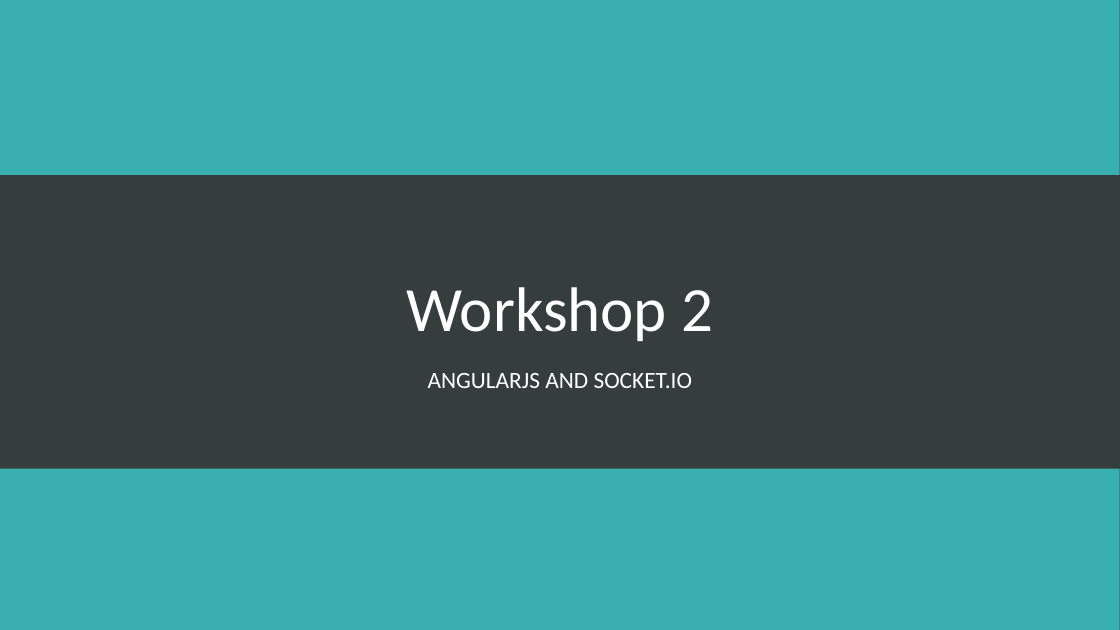
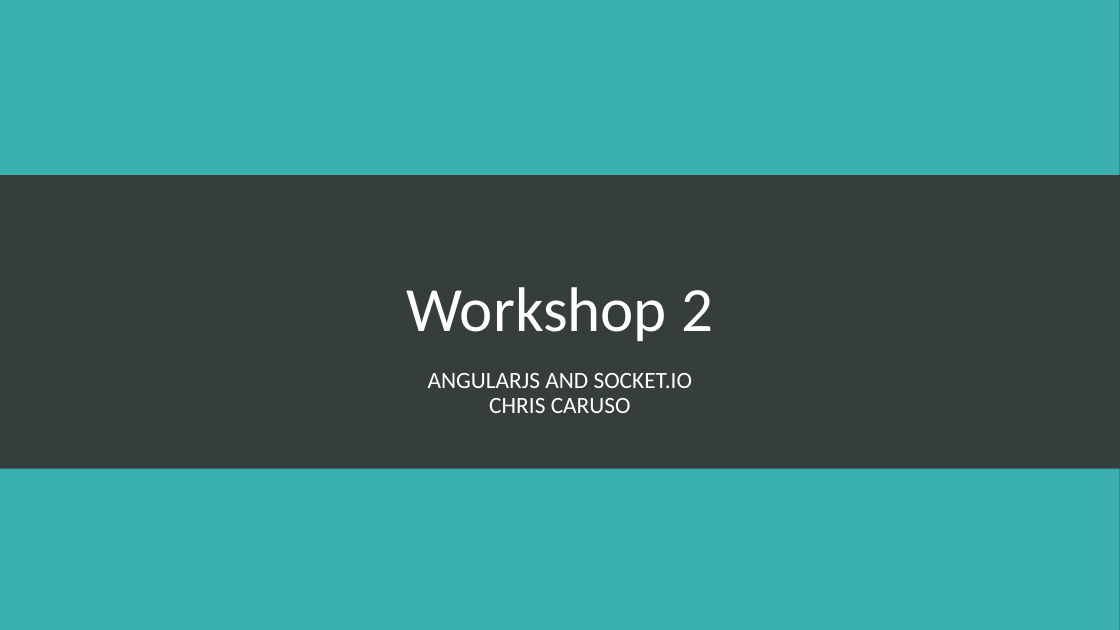
Before and after one commit to chcaru/workshop, a slide deck: slide 1 of workshop2/presentation.pptx. Drawn at 1120x630 pixels with LibreOffice and Linux fonts; fonts in the diff are those of the drawing. Boxes give left, top, right and bottom in pixels: in the first picture for what was removed or moved away, otherwise in the second. Text is boxed around its words. In the diff, an @@ line names an element or a change of style, - is before the commit and + after.

```diff
--- a/workshop2/presentation.pptx
+++ b/workshop2/presentation.pptx
@@ subtitle at <box>489,398,631,413</box>: paragraph added @@
+CHRIS CARUSO
```
Also in this commit, not shown: 3 other slides changed, 10 slides added, 6 other files.
